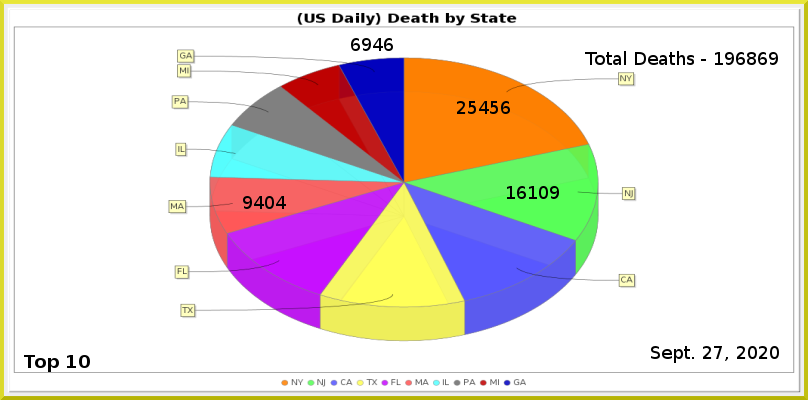
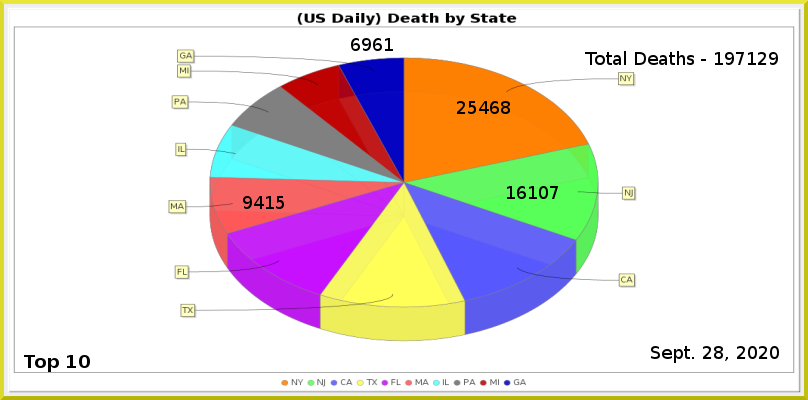
Layer changes from the first (808, 400) image to the second:
painted on "Least" over bbox(373, 38, 393, 51)
painted on "MA" over bbox(265, 196, 286, 209)
painted on "NJ" over bbox(550, 186, 559, 199)
painted on "NY" over bbox(490, 101, 510, 114)
renamed "Total Deaths - 196869" to "Total Deaths - 197129", painted on it over bbox(736, 52, 767, 65)
painted on "Current Date" over bbox(714, 346, 723, 359)
painted on "Death_by_State.png" over bbox(168, 49, 637, 341)
